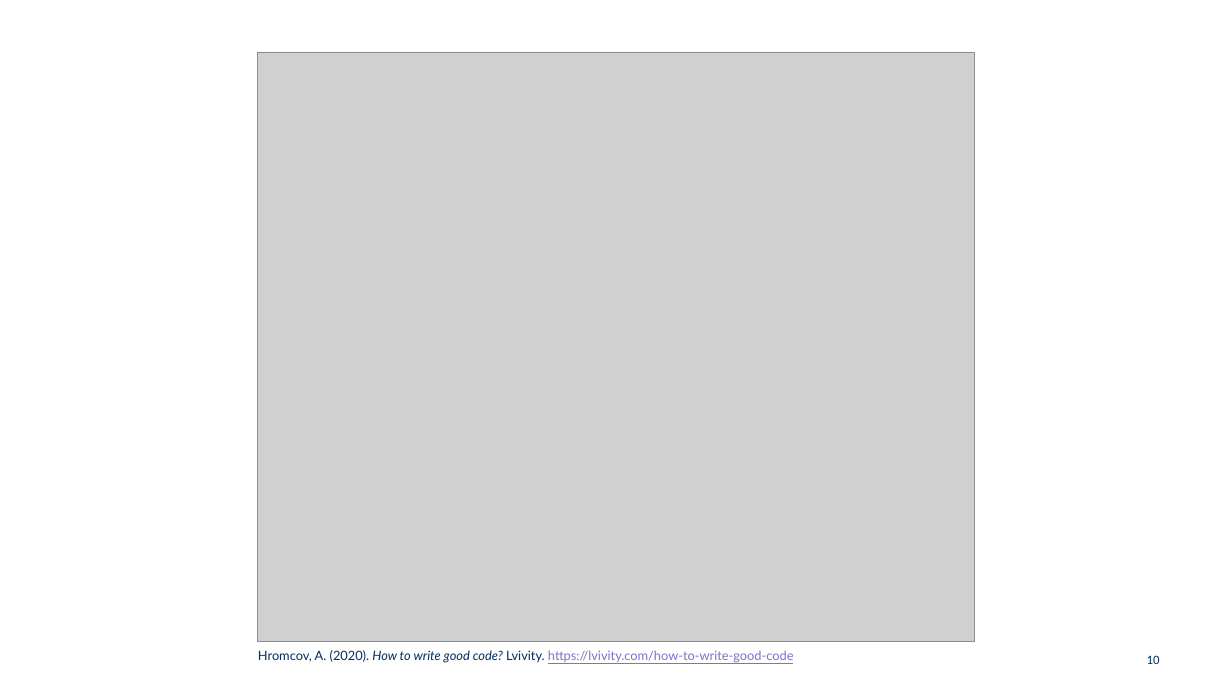
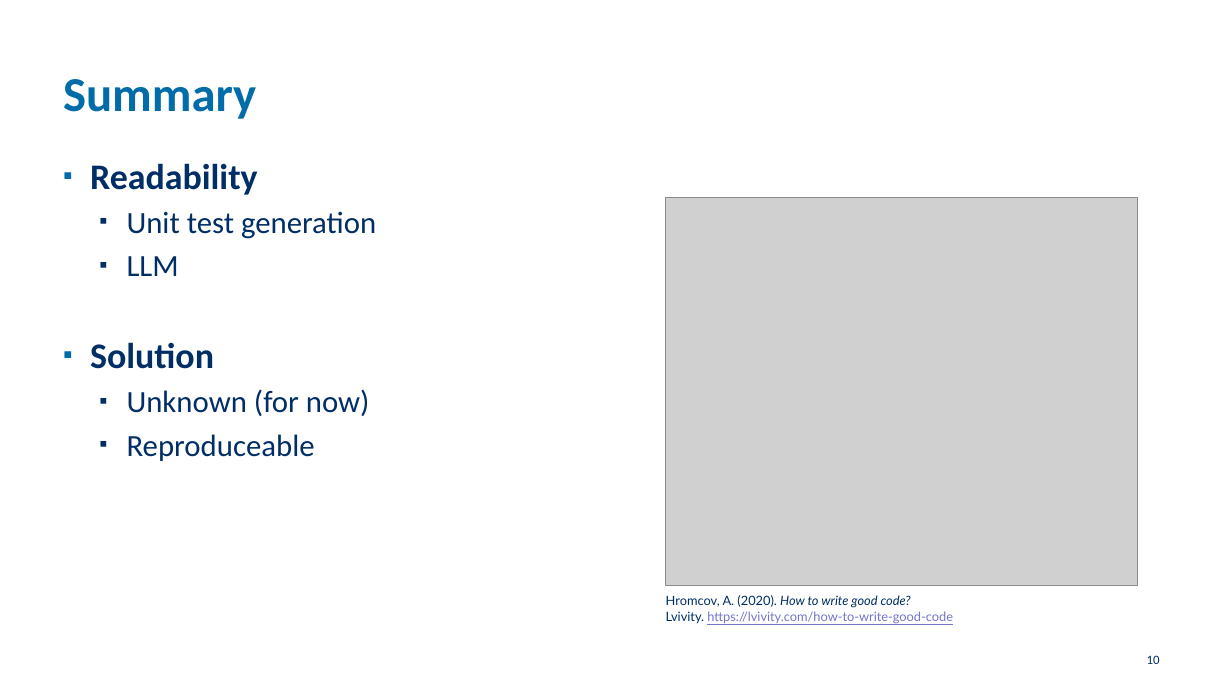
Before and after one commit to JasonLiu1229/master-thesis, a slide deck: slide 10 of docs/presentations/LORE #2.pptx. Drawn at 1232x693 pixels with LibreOffice and Linux fonts; fonts in the diff are those of the drawing; grey boxes stand for pictures; background and template pictures are left out. Boxes give left, top, right and bottom in pixels: in the first picture for what was removed or moved away, otherwise in the second. Text is boxed around its words. In the diff, an @@ line names an element or a change of style, - is before the commit and + after.

Commit message:
ppt updated

```diff
--- a/docs/presentations/LORE #2.pptx
+++ b/docs/presentations/LORE #2.pptx
@@ title added at [63, 79, 256, 119], 38 pt, text #006CA9, bold @@
+Summary
@@ text added at [90, 163, 376, 461], 24 pt, text #002E65 @@
+▪ Readability
+  ▪ Unit test generation
+  ▪ LLM
+▪ Solution
+  ▪ Unknown (for now)
+  ▪ Reproduceable
@@ picture: place and size @@
-picture at [258, 52, 974, 641]
+picture at [666, 198, 1139, 586]
@@ text at [666, 595, 953, 623]: text changed @@
-Hromcov, A. (2020). How to write good code? Lvivity. https://lvivity.com/how-to-write-good-code
+Hromcov, A. (2020). How to write good code?
+Lvivity. https://lvivity.com/how-to-write-good-code
```
Also in this commit, not shown: 1 other slide changed.
